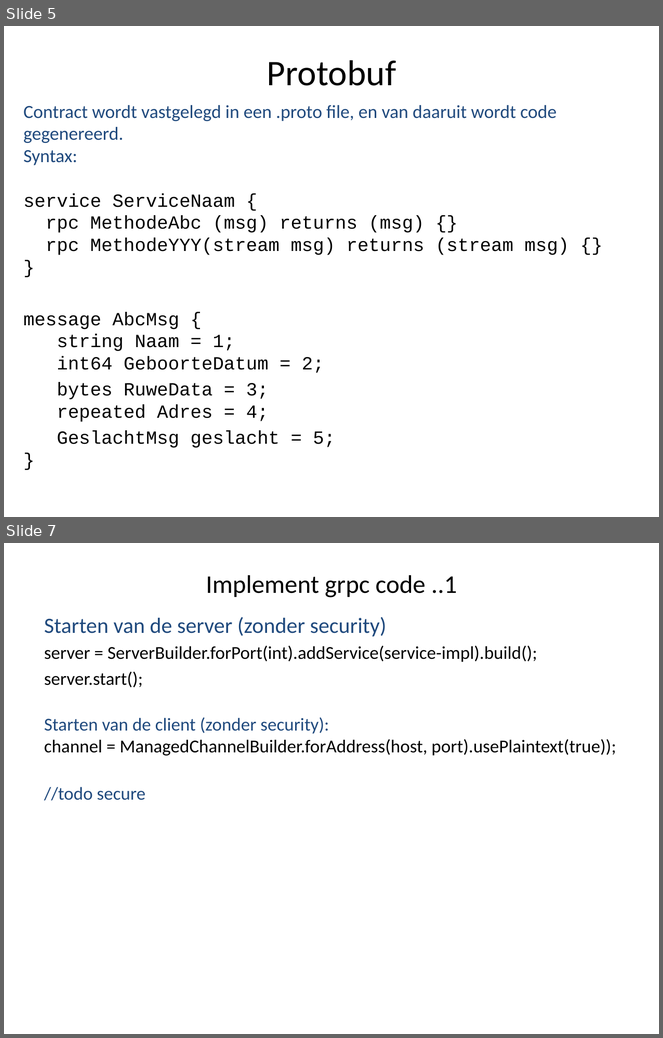
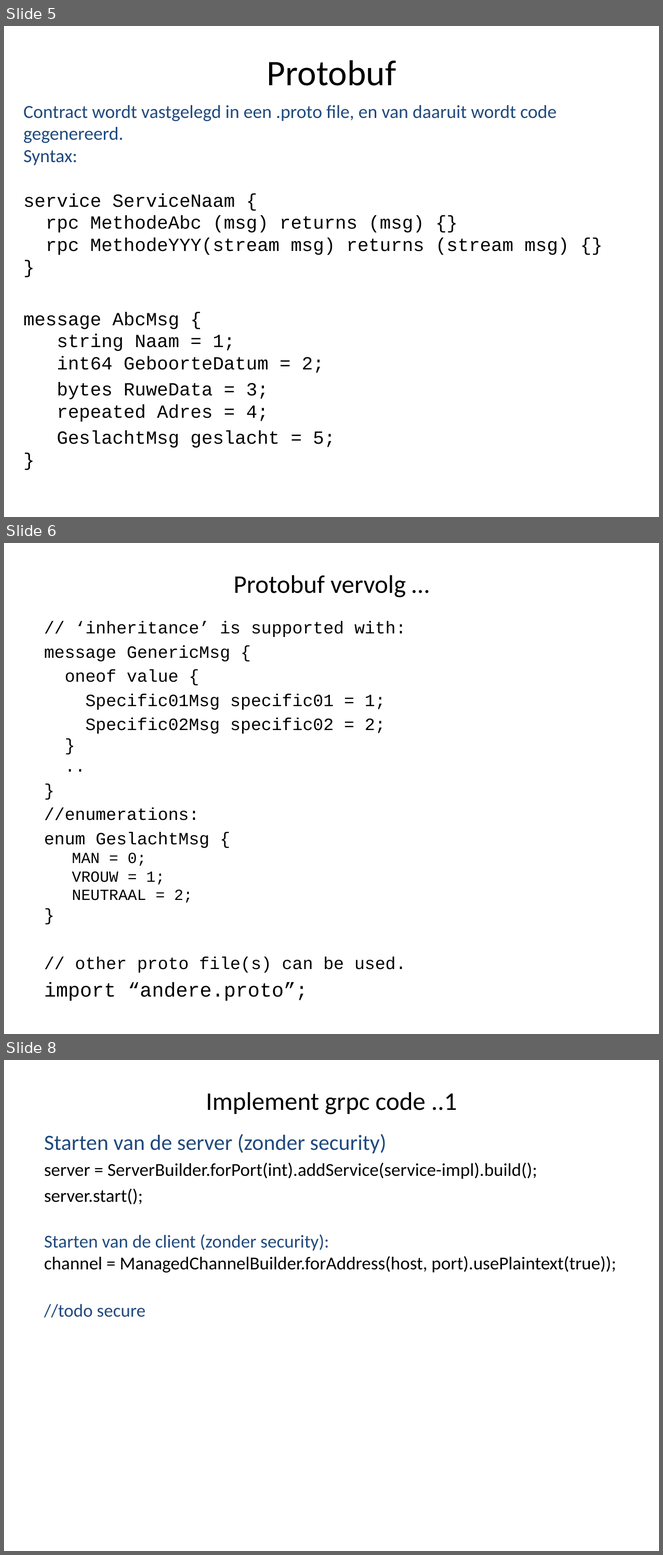
Before and after one commit to Michael-YuSha/workshop-grpc, a slide deck: doc/Workshop-grpc.pptx. Shown one above the other, each under a label of ours: slides 5 and 7 before the commit, slides 5, 6 and 8 after it; the slides between them are not shown. The pictures are 663x1038 and 663x1555 pixels, drawn with LibreOffice and Linux fonts; fonts in the diff are those of the drawing. Boxes give left, top, right and bottom in pixels: in the first picture for what was removed or moved away, otherwise in the second. Text is boxed around its words. In the diff, an @@ line names an element or a change of style, - is before the commit and + after.

Commit message:
added protoc

```diff
--- a/doc/Workshop-grpc.pptx
+++ b/doc/Workshop-grpc.pptx
@@ slide 6 added at (4,543,659,1034), background #FFFFFF @@
@@ title added at (234,575,406,598), 28 pt, text #000000 @@
+Protobuf vervolg …
@@ text added at (44,621,406,1001), 19 pt, text #000000 @@
+// ‘inheritance’ is supported with:
+message GenericMsg {
+oneof value {
+Specific01Msg specific01 = 1;
+Specific02Msg specific02 = 2;
+}
+..
+}
+//enumerations:
+enum GeslachtMsg {
+MAN = 0;
+VROUW = 1;
+NEUTRAAL = 2;
+}
+// other proto file(s) can be used.
+import “andere.proto”;
@@ what was slide 7 is now slide 8 @@
```
Also in this commit, not shown: 1 slide changed, 2 other files.
